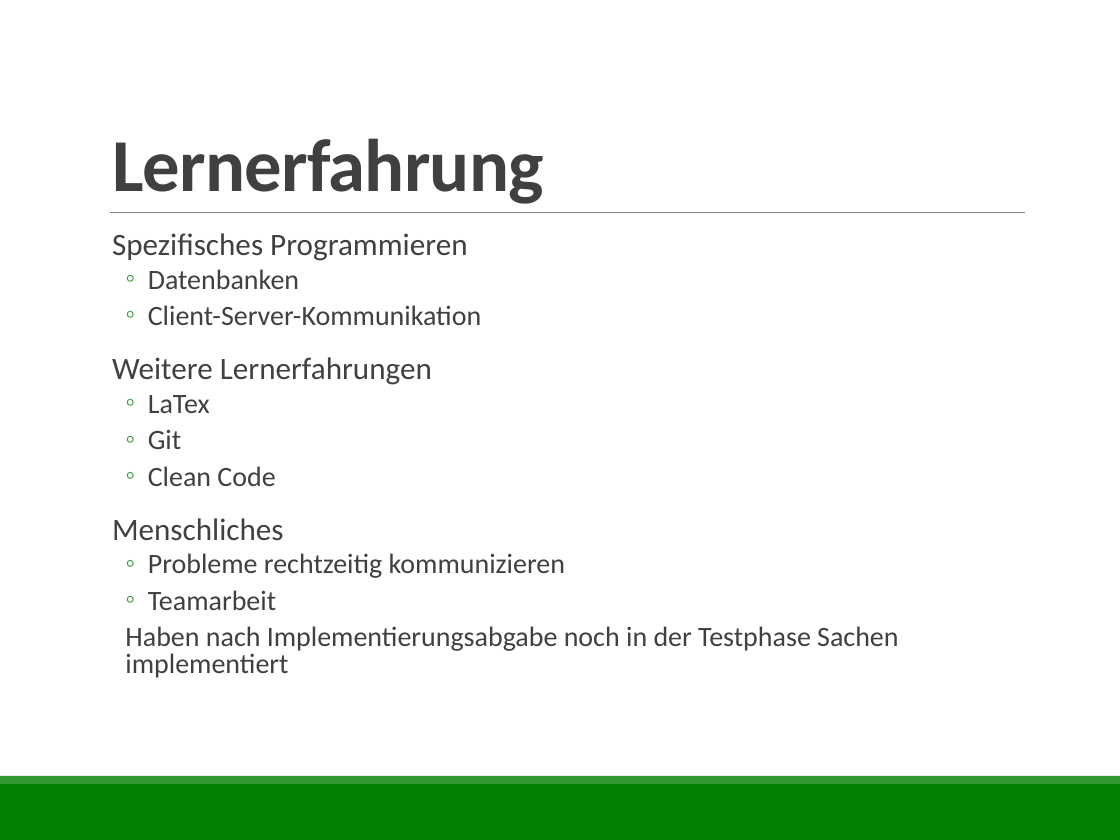
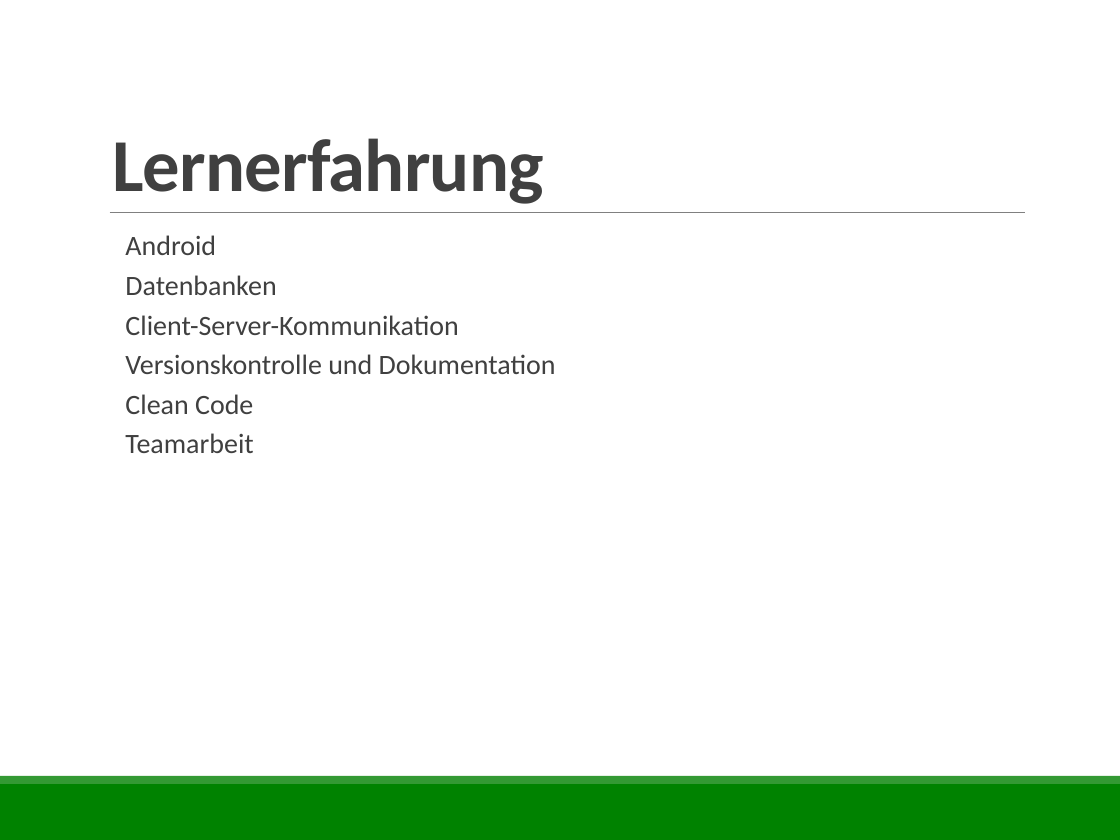
Before and after one commit to rethesa/pse-android-go-server, a slide deck: slide 10 of Abschlusspräsentation/Abschlusspräsentation.pptx. Drawn at 1120x840 pixels with LibreOffice and Linux fonts; fonts in the diff are those of the drawing. Boxes give left, top, right and bottom in pixels: in the first picture for what was removed or moved away, otherwise in the second. Text is boxed around its words. In the diff, an @@ line names an element or a change of style, - is before the commit and + after.

Commit message:
aranged Statistik and Lernerfahrungen

```diff
--- a/Abschlusspräsentation/Abschlusspräsentation.pptx
+++ b/Abschlusspräsentation/Abschlusspräsentation.pptx
@@ text at box(125, 235, 216, 255): text changed; size 20 to 18 pt @@
-  Spezifisches Programmieren
+  Android
@@ text at box(125, 275, 458, 453): bullet ◦ to none; line spacing 0.8 to 0.9 @@
@@ text at box(125, 354, 556, 374): text changed; size 20 to 18 pt @@
-  Weitere Lernerfahrungen
-  ◦ LaTex
-  ◦ Git
+  Versionskontrolle und Dokumentation
@@ text at box(112, 518, 565, 578): paragraphs removed @@
-  Menschliches
-  ◦ Probleme rechtzeitig kommunizieren
@@ text at box(125, 626, 898, 678): paragraph removed @@
-  Haben nach Implementierungsabgabe noch in der Testphase Sachen implementiert
```
Also in this commit, not shown: 1 other slide changed.
